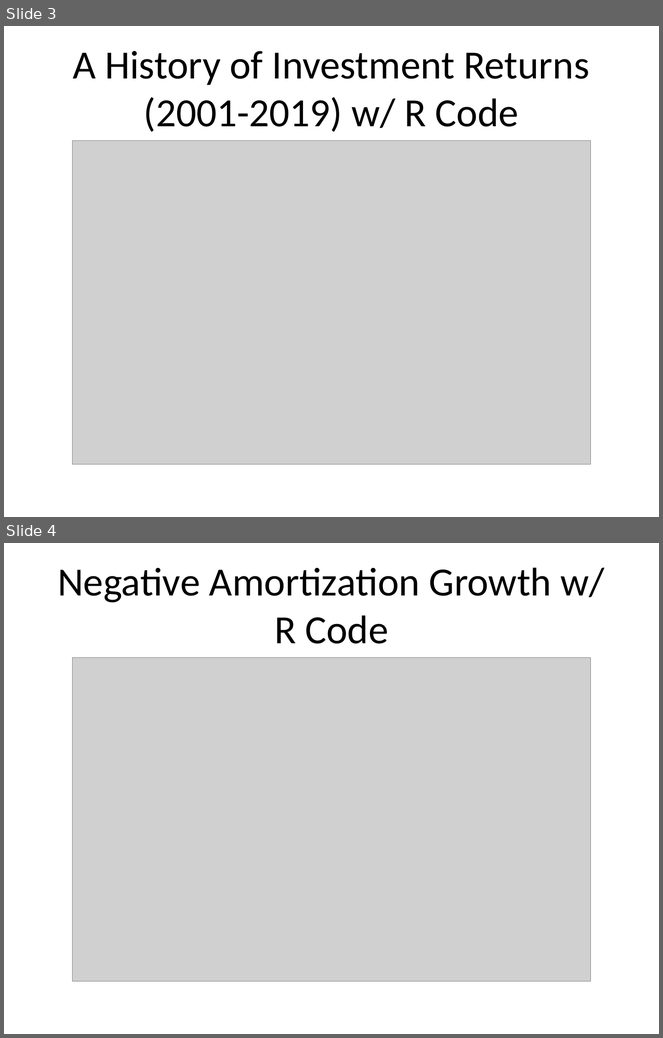
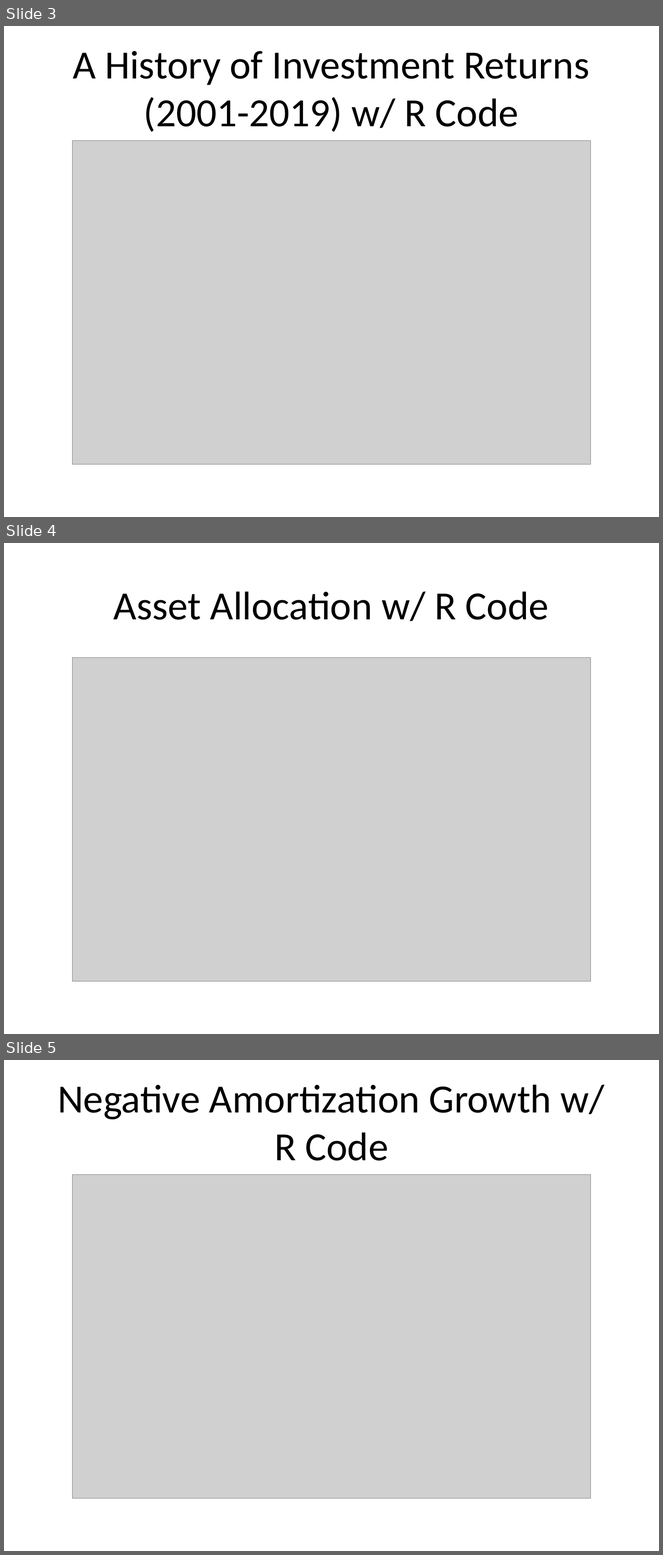
Before and after one commit to ReasonFoundation/GraphicsR, a slide deck: SamplePPT.pptx. Shown one above the other, each under a label of ours: slides 3 and 4 before the commit, slides 3, 4 and 5 after it. The pictures are 663x1038 and 663x1555 pixels, drawn with LibreOffice and Linux fonts; fonts in the diff are those of the drawing; grey boxes stand for pictures. Boxes give left, top, right and bottom in pixels: in the first picture for what was removed or moved away, otherwise in the second. Text is boxed around its words. In the diff, an @@ line names an element or a change of style, - is before the commit and + after.

Commit message:
Added alloc. to samplePPT

```diff
--- a/SamplePPT.pptx
+++ b/SamplePPT.pptx
@@ slide 4 added at box(4, 543, 659, 1034), background #FFFFFF @@
@@ title added at box(114, 591, 549, 622), 44 pt, text #000000 @@
+Asset Allocation w/ R Code
@@ picture added at box(72, 657, 591, 981) @@
@@ what was slide 4 is now slide 5 @@
```
Also in this commit, not shown: 2 other files.
